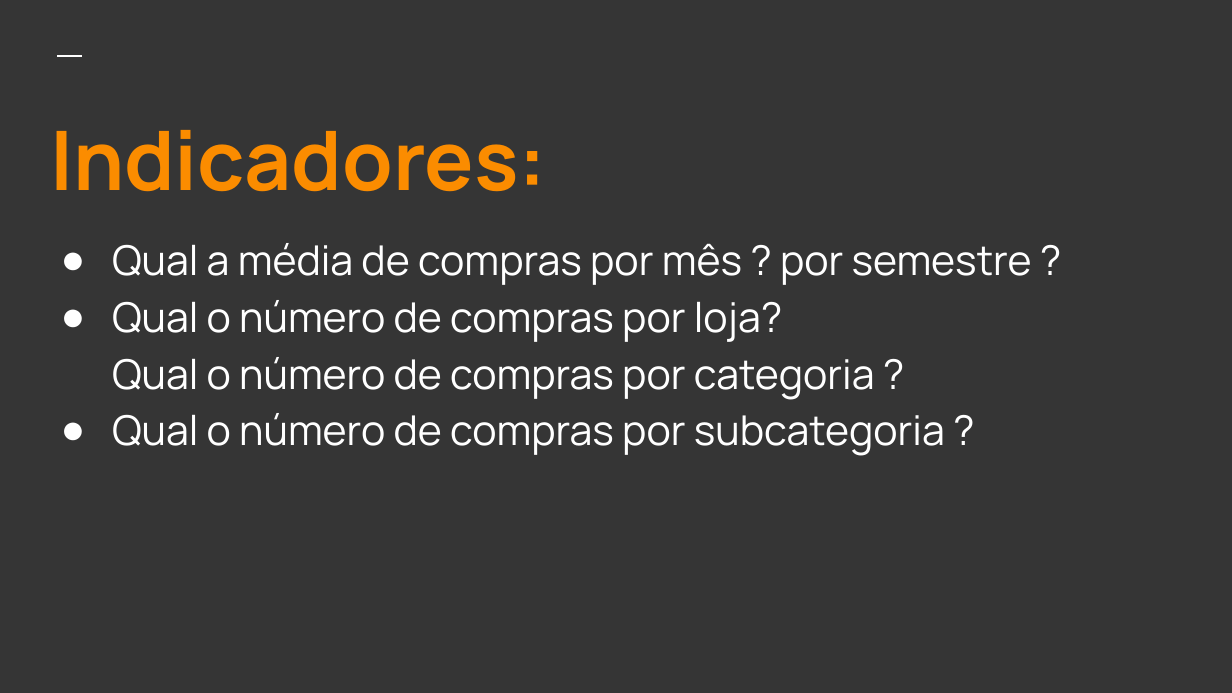
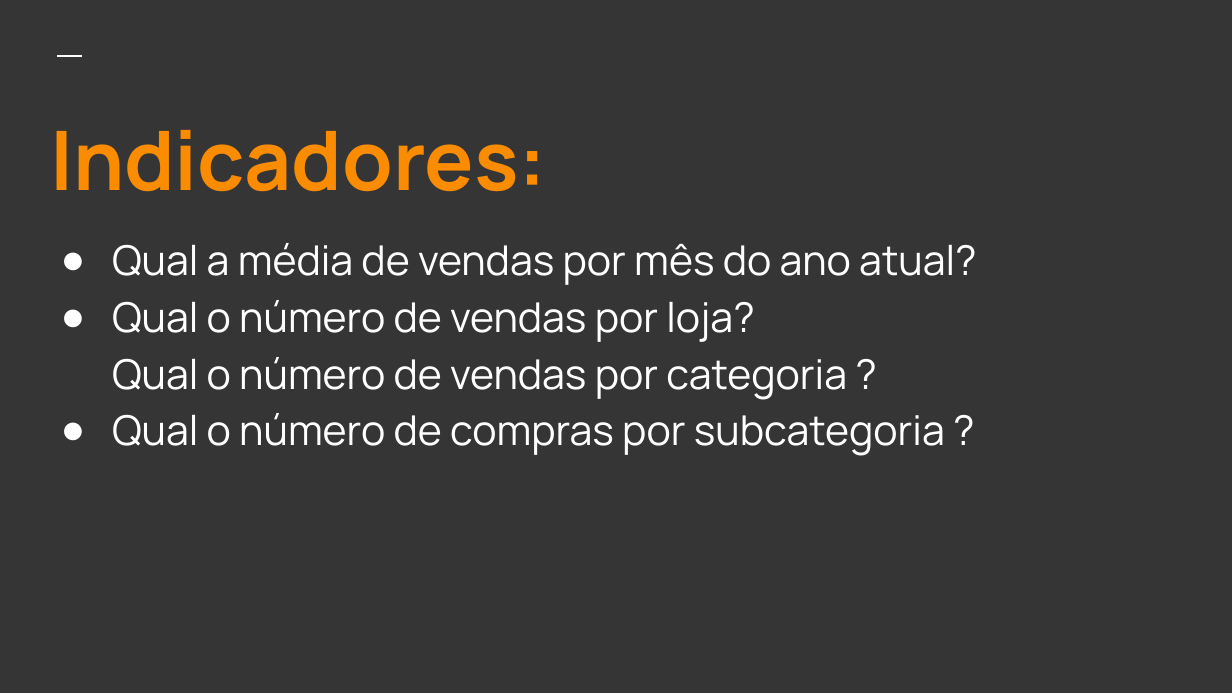
Before and after one commit to Fashion-Q/Sistema-De-Apoio-A-Decisao, a slide deck: slide 7 of apresentacao/A eficiência de um e-commerce.pptx. Drawn at 1232x693 pixels with LibreOffice and Linux fonts; fonts in the diff are those of the drawing. Boxes give left, top, right and bottom in pixels: in the first picture for what was removed or moved away, otherwise in the second. Text is boxed around its words. In the diff, an @@ line names an element or a change of style, - is before the commit and + after.

Commit message:
Modificacao no slide de indicadores

```diff
--- a/apresentacao/A eficiência de um e-commerce.pptx
+++ b/apresentacao/A eficiência de um e-commerce.pptx
@@ title at [112,243,976,400]: text changed @@
-● Qual a média de compras por mês ? por semestre ?
-● Qual o número de compras por loja?
-  Qual o número de compras por categoria ?
+● Qual a média de vendas por mês do ano atual?
+● Qual o número de vendas por loja?
+  Qual o número de vendas por categoria ?
```
Also in this commit, not shown: 1 other slide changed, 1 slide removed.
